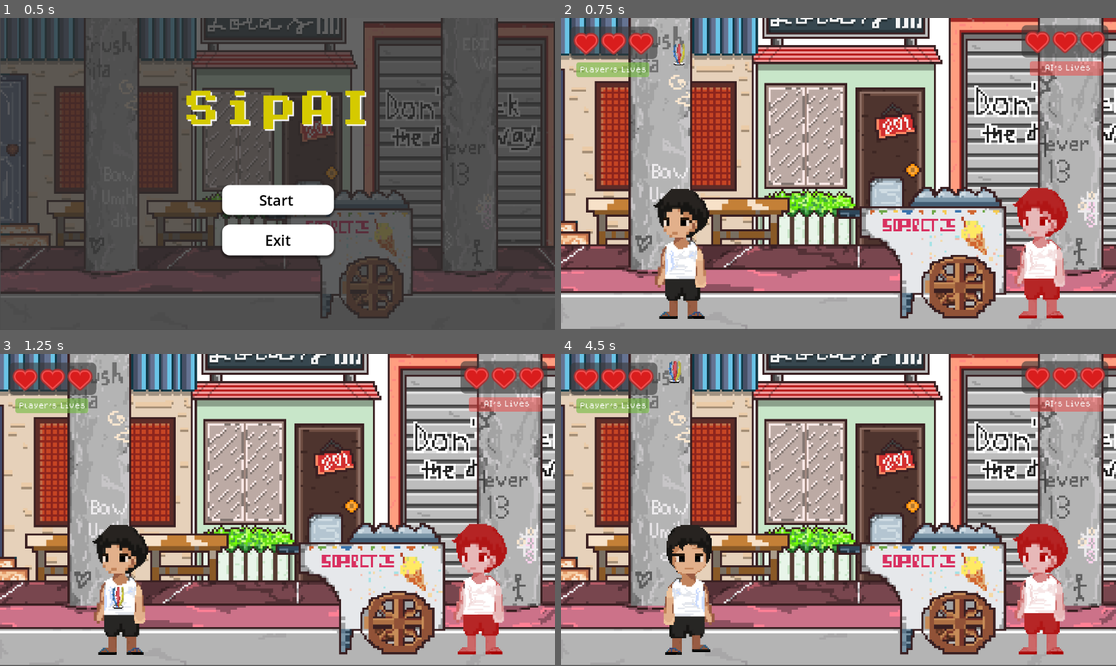
Above: before the commit, frames 1-4 (two rows, left to right).
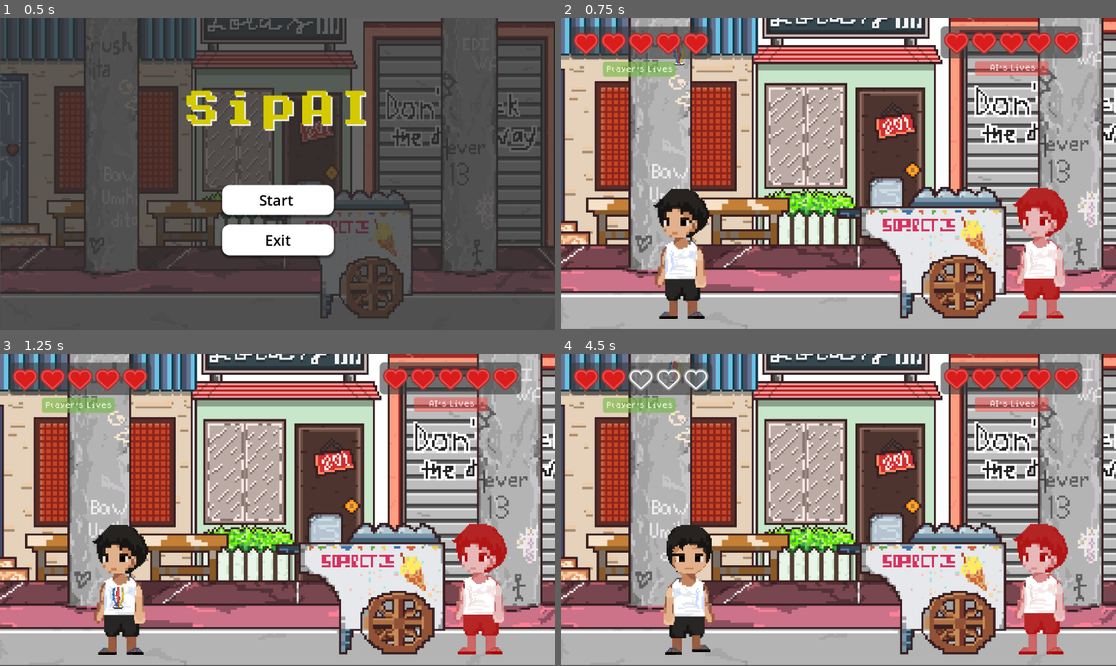
Above: after the commit, the same moments.

Repository: jehya/SipAI
Game: Godot game, scene res://scenes/main_menu.tscn
Two runs of this game, one before a commit and one after it. Both use one fixed random seed, a clock stepped at 60 frames per second and the inputs below.
Inputs:
- Up to frame 1 (0.5 s): no input
- Up to frame 2 (0.75 s): click "Start" at 0.5 s
- Up to frame 3 (1.25 s): no input
- Up to frame 4 (4.5 s): hold D (move_right) 1.28-2.78 s; tap one key every 0.75 s from 1.35 s: L (kick_high) K (kick_medium) J (kick_short) L (kick_high) K (kick_medium); hold Left (move_left) 2.78-3.53 s; hold D (move_right) from 3.53 s (still down)

Frame 1 is identical in both runs. In frame 2, 4.6% of the frame differs, in the area x 2-99%, y 2-19%; in frame 3, 4.6%; in frame 4, 4.8%.

Commit message:
edited UI for lives

Diff:
--- a/scenes/game.tscn
+++ b/scenes/game.tscn
@@ -566,7 +566,7 @@
 [node name="Panel" type="Panel" parent="CanvasLayer"]
 offset_left = 19.0
 offset_top = 18.0
-offset_right = 200.0
+offset_right = 314.0
 offset_bottom = 85.0
 theme_override_styles/panel = SubResource("StyleBoxFlat_iywne")
 script = ExtResource("5_u5sy4")
@@ -575,10 +575,10 @@
 
 [node name="Panel" type="Panel" parent="CanvasLayer/Panel"]
 layout_mode = 0
-offset_left = 13.0
-offset_top = 74.0
-offset_right = 164.0
-offset_bottom = 105.0
+offset_left = 68.0
+offset_top = 73.0
+offset_right = 219.0
+offset_bottom = 104.0
 theme_override_styles/panel = SubResource("StyleBoxFlat_0tnpc")
 
 [node name="Label3" type="Label" parent="CanvasLayer/Panel/Panel"]
@@ -607,11 +607,17 @@
 [node name="Heart3" type="TextureRect" parent="CanvasLayer/Panel/HBoxContainer"]
 layout_mode = 2
 
+[node name="Heart4" type="TextureRect" parent="CanvasLayer/Panel/HBoxContainer"]
+layout_mode = 2
+
+[node name="Heart5" type="TextureRect" parent="CanvasLayer/Panel/HBoxContainer"]
+layout_mode = 2
+
 [node name="AI_Panel" type="Panel" parent="CanvasLayer"]
-offset_left = 956.0
-offset_top = 15.0
-offset_right = 1136.0
-offset_bottom = 82.0
+offset_left = 788.0
+offset_top = 17.0
+offset_right = 1082.0
+offset_bottom = 84.0
 theme_override_styles/panel = SubResource("StyleBoxFlat_iywne")
 script = ExtResource("5_u5sy4")
 heart_full = ExtResource("6_gee14")
@@ -619,10 +625,10 @@
 
 [node name="Panel" type="Panel" parent="CanvasLayer/AI_Panel"]
 layout_mode = 0
-offset_left = 17.0
-offset_top = 75.0
-offset_right = 170.0
-offset_bottom = 105.0
+offset_left = 71.0
+offset_top = 73.0
+offset_right = 224.0
+offset_bottom = 103.0
 theme_override_styles/panel = SubResource("StyleBoxFlat_gee14")
 
 [node name="Label" type="Label" parent="CanvasLayer/AI_Panel/Panel"]
@@ -651,6 +657,12 @@
 [node name="AI_Heart3" type="TextureRect" parent="CanvasLayer/AI_Panel/HBoxContainer"]
 layout_mode = 2
 
+[node name="AI_Heart4" type="TextureRect" parent="CanvasLayer/AI_Panel/HBoxContainer"]
+layout_mode = 2
+
+[node name="AI_Heart5" type="TextureRect" parent="CanvasLayer/AI_Panel/HBoxContainer"]
+layout_mode = 2
+
 [node name="TurnManager" type="Node" parent="."]
 script = ExtResource("5_p57ef")
 
--- a/scripts/panel.gd
+++ b/scripts/panel.gd
@@ -2,7 +2,7 @@
 
 @export var heart_full: Texture
 @export var heart_empty: Texture
-@export var max_lives := 3
+@export var max_lives := 5
 
 var heart_images := []
 
@@ -11,7 +11,7 @@
 func _ready():
 	# Get all TextureRects inside HBoxContainer
 	heart_images = $HBoxContainer.get_children()
-	update_hearts(3)  # Example: start with 3 full lives
+	update_hearts(5)  # Example: start with 3 full lives
 
 func update_hearts(lives: int):
 	for i in range(heart_images.size()):
--- a/scripts/turn_manager.gd
+++ b/scripts/turn_manager.gd
@@ -6,8 +6,8 @@
 var current_turn = "Player"
 var current_juggles = 0
 var required_juggles = 3
-var player_lives = 10
-var ai_lives = 10
+var player_lives = 5
+var ai_lives = 5
 
 func _ready():
 	start_turn()
